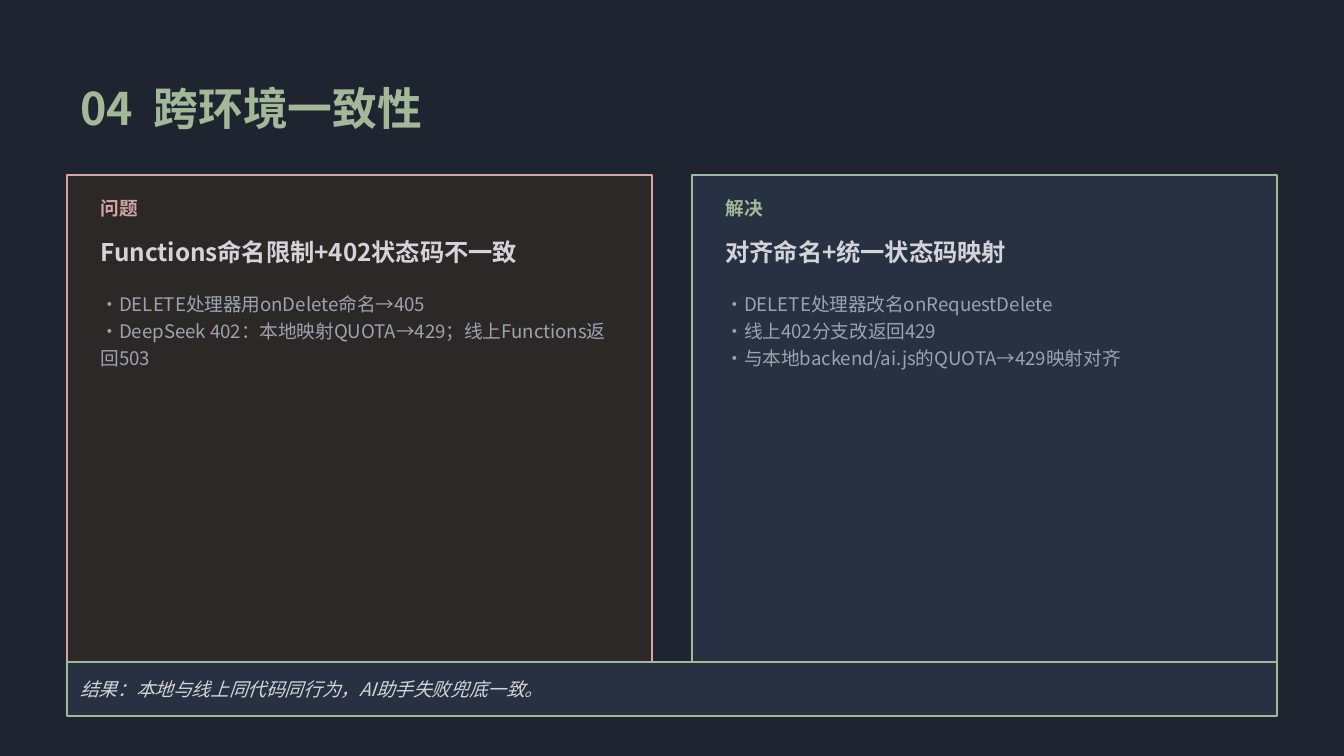
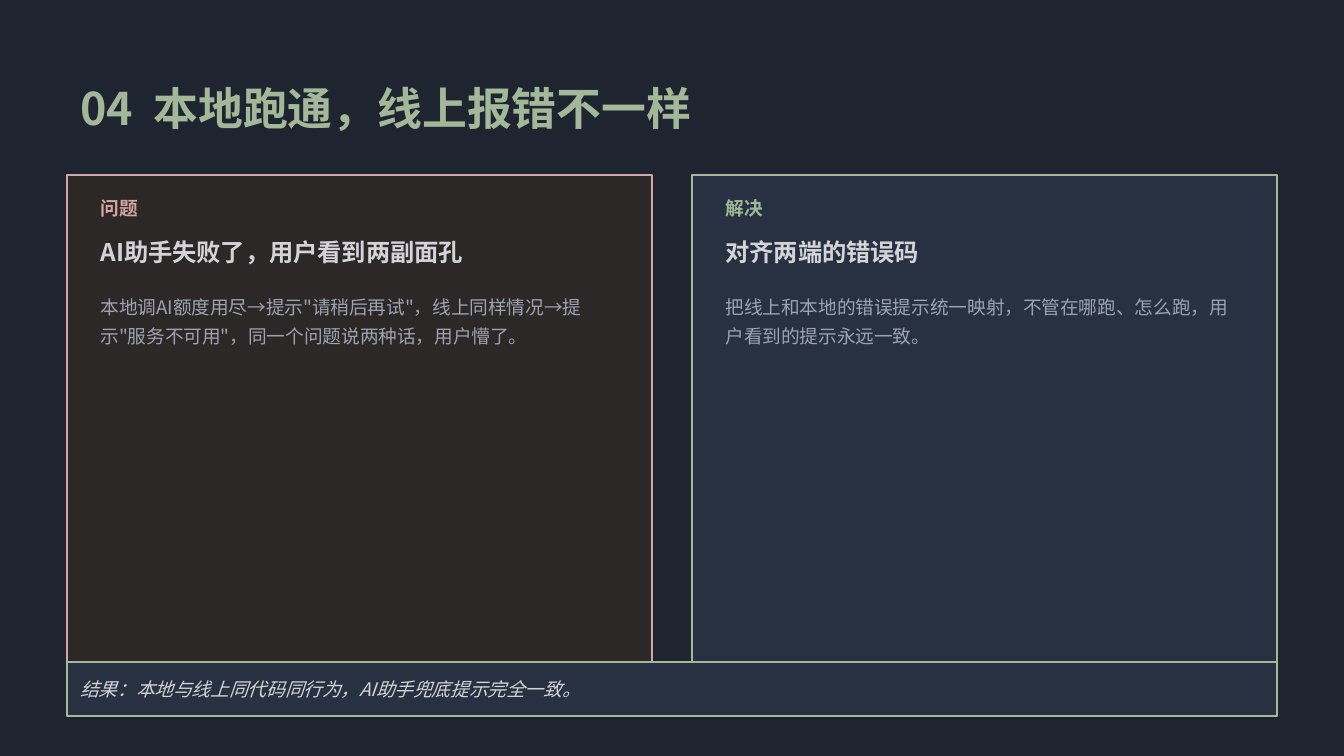
Before and after one commit to yoshino449/caojunyue, a slide deck: slide 5 of docs/路演PPT.pptx. Drawn at 1344x756 pixels with LibreOffice and Linux fonts; fonts in the diff are those of the drawing. Boxes give left, top, right and bottom in pixels: in the first picture for what was removed or moved away, otherwise in the second. Text is boxed around its words. In the diff, an @@ line names an element or a change of style, - is before the commit and + after.

```diff
--- a/docs/路演PPT.pptx
+++ b/docs/路演PPT.pptx
@@ text at (80, 87, 692, 131): text changed @@
-04 跨环境一致性
+04 本地跑通，线上报错不一样
@@ text at (101, 240, 463, 264): text changed @@
-Functions命名限制+402状态码不一致
+AI助手失败了，用户看到两副面孔
@@ text at (726, 240, 920, 263): text changed @@
-对齐命名+统一状态码映射
+对齐两端的错误码
@@ text at (101, 298, 582, 345): text changed @@
-•DELETE处理器用onDelete命名→405
-•DeepSeek 402：本地映射QUOTA→429；线上Functions返回503
+本地调AI额度用尽→提示"请稍后再试"，线上同样情况→提示"服务不可用"，同一个问题说两种话，用户懵了。
@@ text at (726, 298, 1228, 345): text changed @@
-•DELETE处理器改名onRequestDelete
-•线上402分支改返回429
-•与本地backend/ai.js的QUOTA→429映射对齐
+把线上和本地的错误提示统一映射，不管在哪跑、怎么跑，用户看到的提示永远一致。
@@ text in rectangle at (80, 680, 580, 698): text changed @@
-结果：本地与线上同代码同行为，AI助手失败兜底一致。
+结果：本地与线上同代码同行为，AI助手兜底提示完全一致。
```
Also in this commit, not shown: 4 other slides changed, 1 other file.
